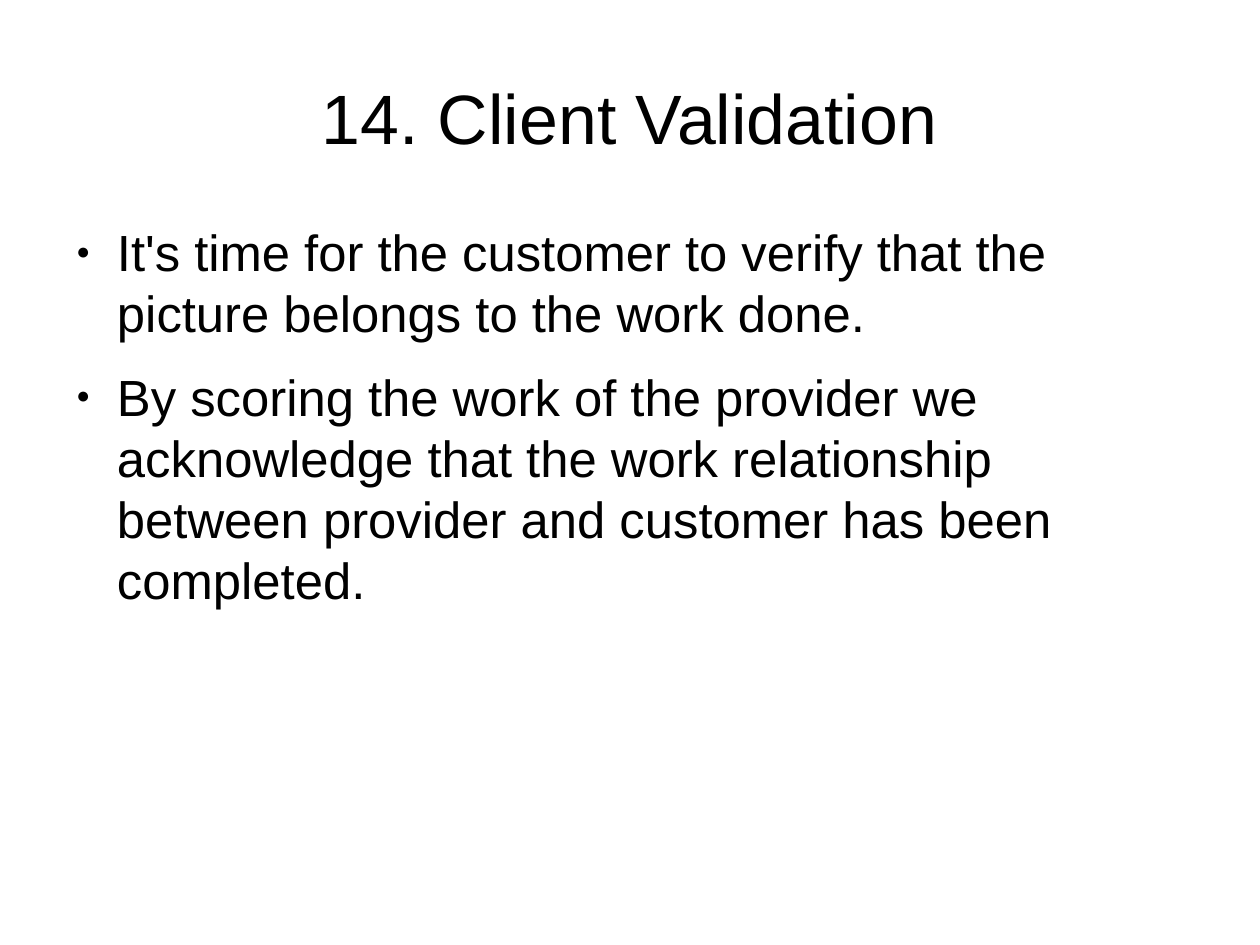
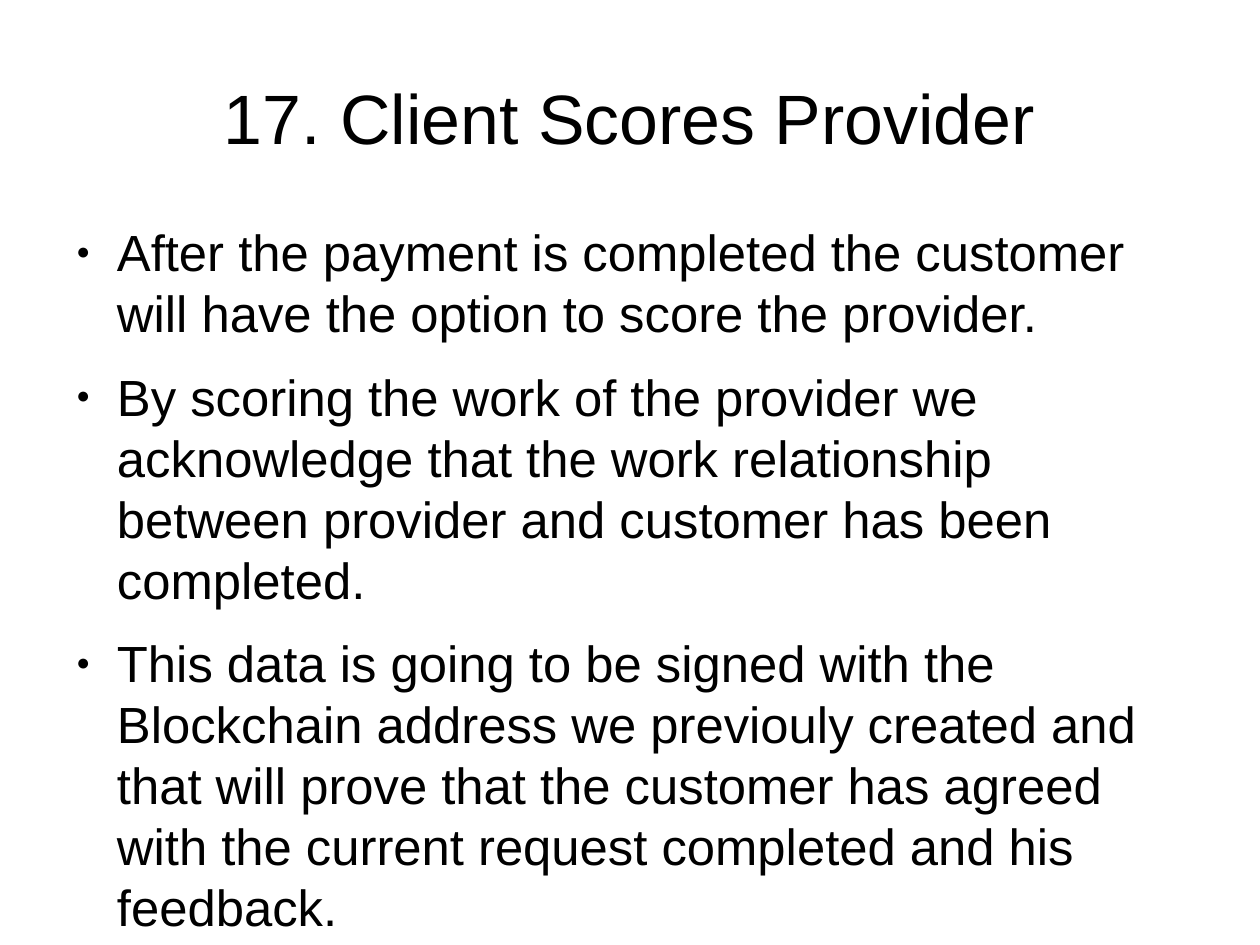
Before and after one commit to EstebanGameDevelopment/YourSharingEconomyApp, a slide deck: slide 21 of TUTORIAL.odp (slide 17 before the commit). Drawn at 1260x945 pixels with LibreOffice and Linux fonts; fonts in the diff are those of the drawing. Boxes give left, top, right and bottom in pixels: in the first picture for what was removed or moved away, otherwise in the second. Text is boxed around its words. In the diff, an @@ line names an element or a change of style, - is before the commit and + after.

Commit message:
Presentations updated. Included Blockchain for Sharing Economy App.

```diff
--- a/TUTORIAL.odp
+++ b/TUTORIAL.odp
@@ title at (x1=224, y1=93, x2=1035, y2=145): text changed @@
-14. Client Validation
+17. Client Scores Provider
@@ text at (x1=117, y1=234, x2=1124, y2=343): text changed @@
-● It's time for the customer to verify that the picture belongs to the work done.
+● After the payment is completed the customer will have the option to score the provider.
@@ text at (x1=117, y1=645, x2=1136, y2=876): paragraph added @@
+● This data is going to be signed with the Blockchain address we previouly created and that will prove that the customer has agreed with the current request completed and his feedback.
```
Also in this commit, not shown: 6 other slides changed, 4 slides added, 2 slides removed, 3 other files.
